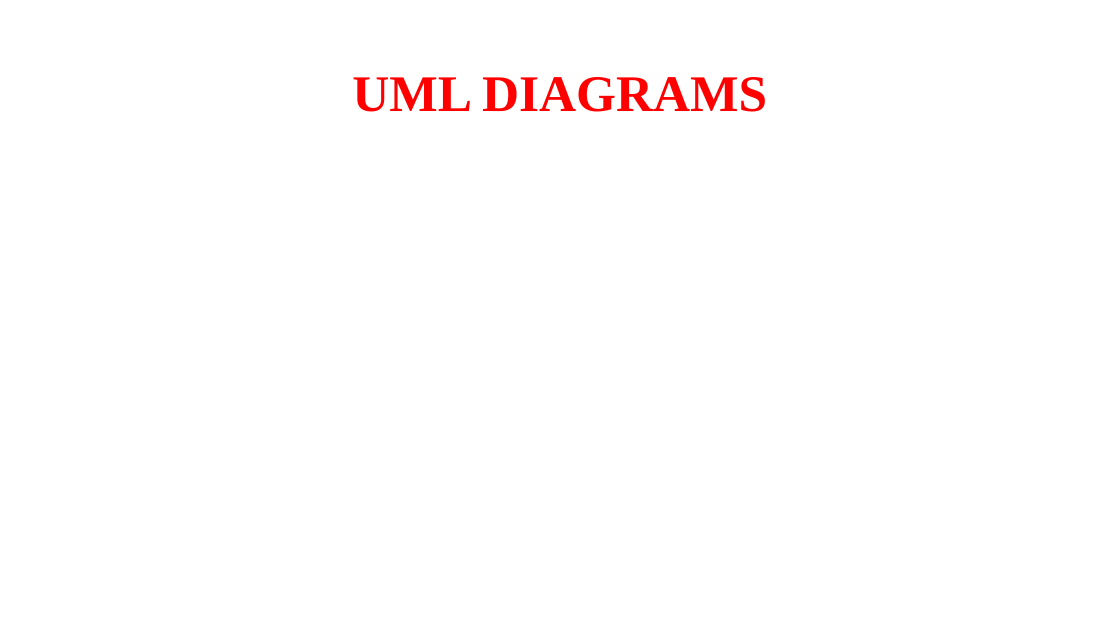
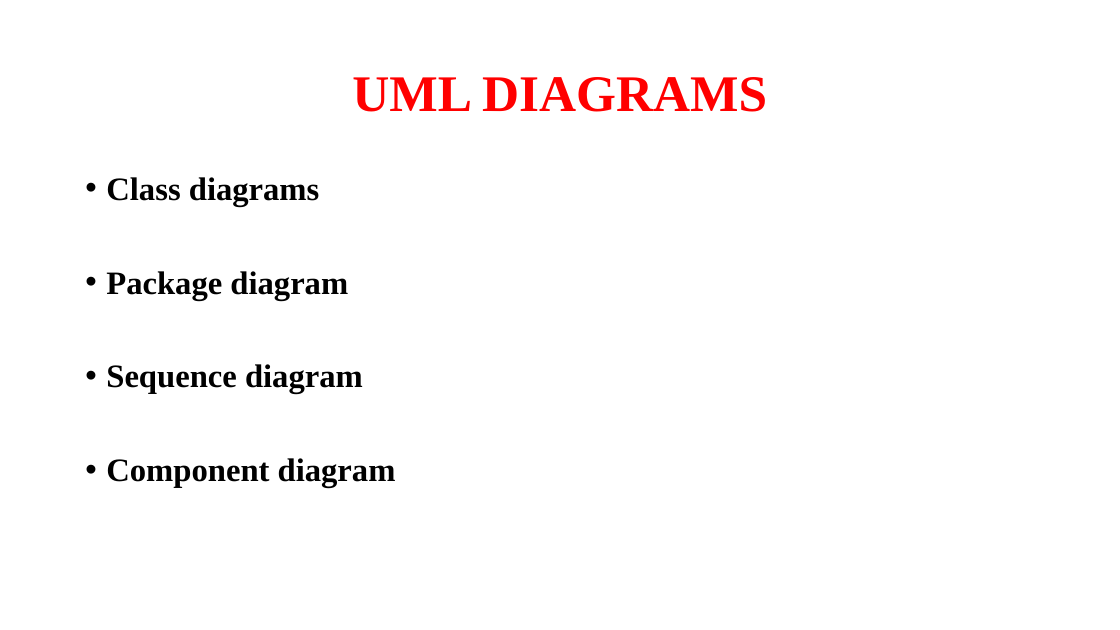
Before and after one commit to NGUESSIE-FABIOLA/BoulderDash, a slide deck: slide 8 of masterpom/PROJET UML.pptx (slide 7 before the commit). Drawn at 1120x630 pixels with LibreOffice and Linux fonts; fonts in the diff are those of the drawing. Boxes give left, top, right and bottom in pixels: in the first picture for what was removed or moved away, otherwise in the second. Text is boxed around its words. In the diff, an @@ line names an element or a change of style, - is before the commit and + after.

```diff
--- a/masterpom/PROJET UML.pptx
+++ b/masterpom/PROJET UML.pptx
@@ text added at bbox=[106, 177, 396, 488], 28 pt, text #000000, bold @@
+• Class diagrams
+• Package diagram
+• Sequence diagram
+• Component diagram
```
Also in this commit, not shown: 6 other slides changed, 2 slides added, 1 slide removed.
